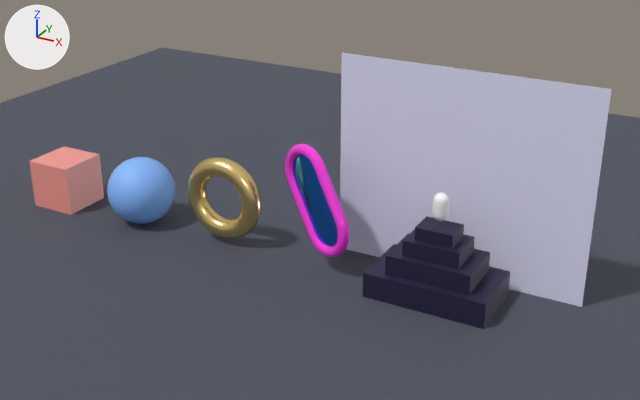
The glTF model public/scene.glb, before and after one commit.
Rendered twice from a 50 mm lens placed at (13.21, -15.13, 9.15), pointed at (4.65, 0.43, 1.37). Lighting does not change. The marker at upper left points along +X, +Y and +Z. The older version comes first. Where no turn or scale is listed for an object, it has been applied to the vertices.

Script lines for the objects in view, before the commit:
```python
ob_capsule_mirror = bpy.data.objects.new('Capsule_Mirror', me_capsule_mirror)
ob_capsule_mirror.location = (4.8, 0.0, 1.55)
ob_stack_halo = bpy.data.objects.new('Stack_Halo', me_plane_001)
ob_stack_halo.location = (7.6, 1.0, 1.79)
ob_stack_step1 = bpy.data.objects.new('Stack_Step1', me_cube_001)
ob_stack_step1.location = (7.6, 0.0, 0.28)
ob_stack_step2 = bpy.data.objects.new('Stack_Step2', me_cube_002)
ob_stack_step2.location = (7.6, 0.0, 0.76)
ob_stack_step3 = bpy.data.objects.new('Stack_Step3', me_cube_003)
ob_stack_step3.location = (7.6, 0.0, 1.14)
ob_stack_step4 = bpy.data.objects.new('Stack_Step4', me_cube_004)
ob_stack_step4.location = (7.6, 0.0, 1.45)
# also in view: 'Orb' at (0.0, 0.0, 0.8); 'Floor' at (3.6, 0.0, 0.0); 'Capsule_Glass' at (4.8, 0.0, 1.55); 'Cube' at (-2.4, 0.0, 0.6); 'Ring' at (2.4, 0.0, 1.1)
```
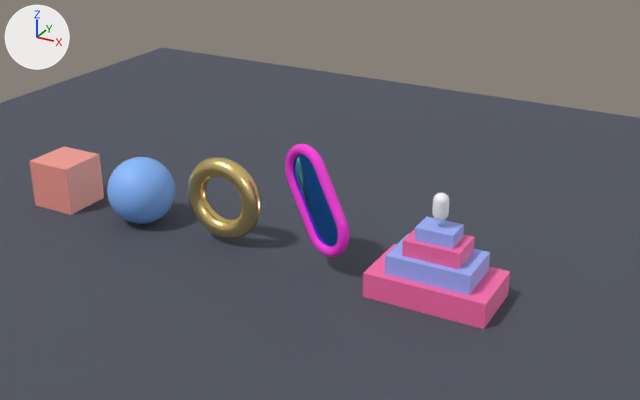
Edits to the scene script, one JSON object a line:
```json
{"op": "add", "block": "mat_stack_blue", "code": ["mat_stack_blue = principled_material('Stack_Blue')", "mat_stack_blue.base_color = (0.36, 0.46, 1.0)  # blue #a2b5ff"]}
{"op": "add", "block": "mat_stack_pink", "code": ["mat_stack_pink = principled_material('Stack_Pink')", "mat_stack_pink.base_color = (1.0, 0.16, 0.42)  # pink #ff6fad"]}
{"block": "me_cube_001", "where": "me_cube_001.from_pydata(...)  # 8 vertices, 12 faces; spans x -1.3..1.3, y -0.75..0.75, z -0.28..0.28"}
{"op": "remove", "block": "me_cube_001", "code": "me_cube_001.materials.append(mat_stack_ink)  # dark blue #27213f"}
{"op": "add", "block": "me_cube_001", "code": "me_cube_001.materials.append(mat_stack_pink)  # pink #ff6fad"}
{"block": "me_cube_002", "where": "me_cube_002.from_pydata(...)  # 8 vertices, 12 faces; spans x -0.9..0.9, y -0.57..0.57, z -0.21..0.21"}
{"op": "remove", "block": "me_cube_002", "code": "me_cube_002.materials.append(mat_stack_ink)  # dark blue #27213f"}
{"op": "add", "block": "me_cube_002", "code": "me_cube_002.materials.append(mat_stack_blue)  # blue #a2b5ff"}
{"block": "me_cube_003", "where": "me_cube_003.from_pydata(...)  # 8 vertices, 12 faces; spans x -0.6..0.6, y -0.425..0.425, z -0.17..0.17"}
{"op": "remove", "block": "me_cube_003", "code": "me_cube_003.materials.append(mat_stack_ink)  # dark blue #27213f"}
{"op": "add", "block": "me_cube_003", "code": "me_cube_003.materials.append(mat_stack_pink)  # pink #ff6fad"}
{"block": "me_cube_004", "where": "me_cube_004.from_pydata(...)  # 8 vertices, 12 faces; spans x -0.4..0.4, y -0.3..0.3, z -0.14..0.14"}
{"op": "remove", "block": "me_cube_004", "code": "me_cube_004.materials.append(mat_stack_ink)  # dark blue #27213f"}
{"op": "add", "block": "me_cube_004", "code": "me_cube_004.materials.append(mat_stack_blue)  # blue #a2b5ff"}
{"op": "remove", "block": "ob_stack_halo", "code": ["ob_stack_halo = bpy.data.objects.new('Stack_Halo', me_plane_001)", "ob_stack_halo.location = (7.6, 1.0, 1.79)"]}
```

Pixel boxes [x1, y1, x2, y2] of what changed, in the pictures (640 x 400 px):
```json
{"object": "Stack_Halo", "change": "deleted", "before": [340, 53, 611, 307], "on screen": "pale blue"}
{"object": "Stack_Step1", "change": "recoloured", "before": [363, 244, 510, 329], "after": [363, 244, 510, 329], "on screen": "dark blue to pink"}
{"object": "Stack_Step2", "change": "recoloured", "before": [385, 234, 490, 295], "after": [385, 234, 490, 295], "on screen": "dark blue to blue"}
{"object": "Stack_Step3", "change": "recoloured", "before": [402, 229, 475, 269], "after": [402, 229, 475, 269], "on screen": "dark blue to pink"}
{"object": "Stack_Step4", "change": "recoloured", "before": [415, 217, 464, 249], "after": [415, 217, 464, 249], "on screen": "dark blue to blue"}
```
